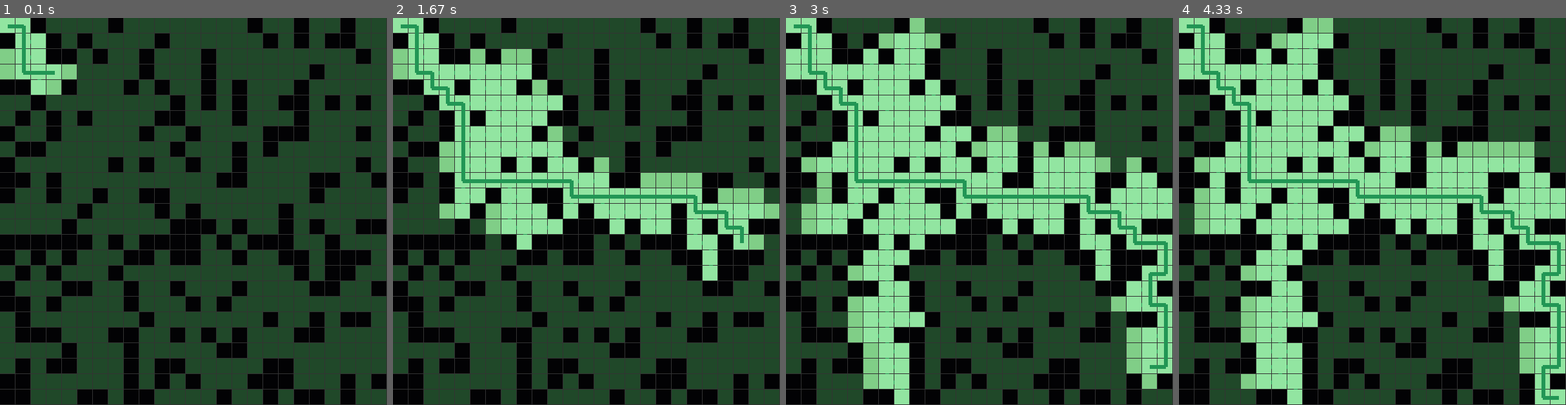
Above: before the commit, frames 1-4 (left to right).
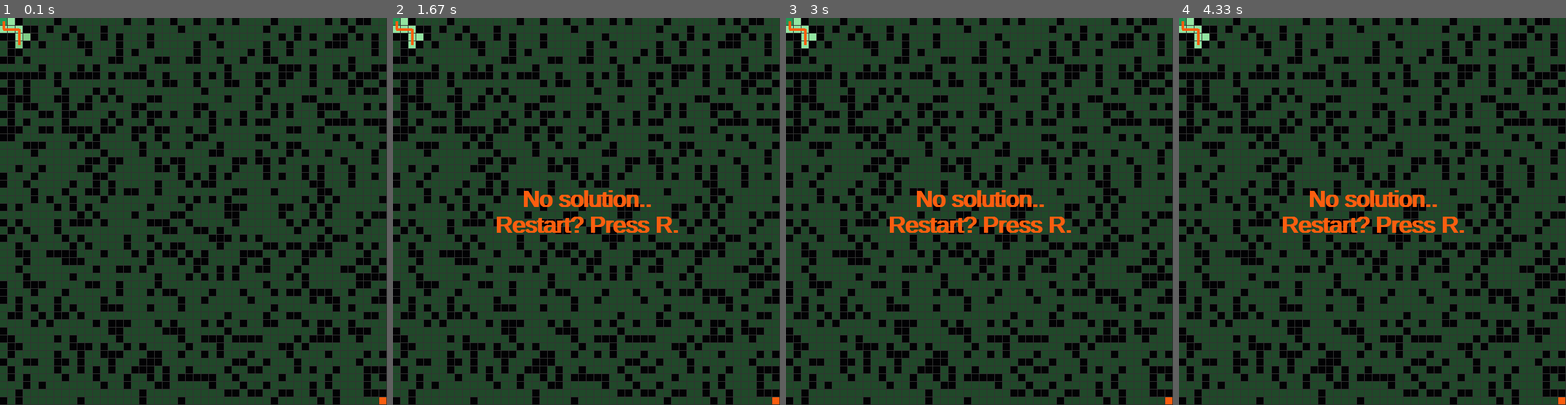
Above: after the commit, the same moments.

Repository: DHameete/pygames
Game: pygame game, started from 08_AstarAlgorithm/main.py
The game is run twice, just before and just after one commit, with the same random seed, the same clock (stepped at 60 frames per second) and the same inputs.
Inputs:
- Up to frame 1 (0.1 s): no input
- Up to frame 2 (1.67 s): no input
- Up to frame 3 (3 s): no input
- Up to frame 4 (4.33 s): no input

The runs differ from the first frame. In frame 1, 39% of the frame differs, in the area x 0-100%, y 0-100%; in frame 2, 51%; in frame 3, 61%; in frame 4, 62%.

Commit message:
Show start and finish, best path and reset text

Diff:
--- a/08_AstarAlgorithm/main.py
+++ b/08_AstarAlgorithm/main.py
@@ -12,9 +12,6 @@
 
 
 def main():
-
-    # Init globals
-    # settings.init()
 
     # setup
     pygame.init()
@@ -22,13 +19,19 @@
     displaysurface = pygame.display.set_mode(display)
     pygame.display.set_caption("A* algorithm")
 
+    clock = pygame.time.Clock()
+
     # Draw background
     displaysurface.fill((51, 51, 51))
-
-
-    rows = 25
-    cols = 25
-
+    pygame.display.update()
+
+    # Amount of rows and cols
+    rows = 50
+    cols = 50
+
+    # Font
+    font = pygame.font.SysFont('Arial', 36)
+    font.set_bold(True)
 
     # Making 2D-grid
     grid = Grid(cols,rows)
@@ -49,6 +52,14 @@
 
     running = True
     best = start
+
+    # Restart
+    rect1 = pygame.Rect(WIDTH/2-10,HEIGHT/2-30,20,20)
+    text1 = ''
+
+    rect2 = pygame.Rect(WIDTH/2-10,HEIGHT/2+10,20,20)
+    text2img = font.render('Restart? Press R.', True, ORANGE)
+    text_rect2 = text2img.get_rect(center=rect2.center)
 
     # loop
     while True:
@@ -94,7 +105,7 @@
 
                 if current == end:
                     running = False
-                    print("DONE!")
+                    text1 = "Done!"
 
                 openSets.remove(current)
                 closedSets.append(current)
@@ -131,18 +142,22 @@
                 # no solution
                 current = best
                 running = False
-                print("No solution")
-
+                text1 = 'No solution..'
+
+            displaysurface.fill((51, 51, 51))
 
             # Show grid
             grid.show(displaysurface)
 
             # Show open and closed sets on grid
             for openSet in openSets:
-                openSet.show(displaysurface, (128,206,135))
+                openSet.show(displaysurface, OPEN_COLOR)
 
             for closedSet in closedSets:
-                closedSet.show(displaysurface, (146,229,161))
+                closedSet.show(displaysurface, CLOSED_COLOR)
+
+            start.show(displaysurface,BEST_COLOR)
+            end.show(displaysurface, ORANGE)
 
             path = []
             temp = current
@@ -153,15 +168,32 @@
                 temp = temp.previous
             for p in path:
                 # p.show(displaysurface,BLUE)
-                points.append([p.c*p.width + p.width/2, p.r*p.height + p.height/2])
+                points.append([p.c*p.width + p.width/2-1, p.r*p.height + p.height/2-1])
+
+            path = []
+            temp = best
+            path.append(temp)
+            pointsBest = []
+            while(temp.previous):
+                path.append(temp.previous)
+                temp = temp.previous
+            for p in path:
+                # p.show(displaysurface,BLUE)
+                pointsBest.append([p.c*p.width + p.width/2-1, p.r*p.height + p.height/2-1])
 
             if len(points)>1:
-                pygame.draw.lines(displaysurface,(34,150,85),False,points,6)
-
+                pygame.draw.lines(displaysurface,BEST_COLOR,False,points,4)
+                pygame.draw.lines(displaysurface,ORANGE,False,pointsBest,4)
+
+            if not running:
+                text1img = font.render(text1, True, ORANGE)
+                text_rect1 = text1img.get_rect(center=rect1.center)
+                displaysurface.blit(text1img, text_rect1)
+                displaysurface.blit(text2img, text_rect2)
 
             # Update display
             pygame.display.update()
-
+            clock.tick(60)
 
 
 if __name__ == "__main__":
--- a/08_AstarAlgorithm/settings.py
+++ b/08_AstarAlgorithm/settings.py
@@ -1,7 +1,14 @@
 WIDTH = 600
 HEIGHT = 600
 
+BLACK = (2, 2, 4)
 WHITE = (255, 255, 255)
 RED = (255, 0, 0)
 GREEN = (0, 255, 0)
 BLUE = (0, 0, 255)
+ORANGE = (251,94,15)
+
+OPEN_COLOR = (128,206,135)
+CLOSED_COLOR = (146,229,161)
+BEST_COLOR = (34,150,85)
+NEW_COLOR = (32,72,41)
--- a/08_AstarAlgorithm/spot.py
+++ b/08_AstarAlgorithm/spot.py
@@ -25,9 +25,9 @@
         self.previous = None
 
 
-    def show(self, surface, color = (32,72,41)):
+    def show(self, surface, color = NEW_COLOR):
         if self.wall:
-            pygame.draw.rect(surface, (2,2,4), (self.c * self.width, self.r * self.height, self.width-1, self.height-1))
+            pygame.draw.rect(surface, BLACK, (self.c * self.width, self.r * self.height, self.width-1, self.height-1))
         else:
             pygame.draw.rect(surface, color, (self.c * self.width, self.r * self.height, self.width-1, self.height-1))
 
